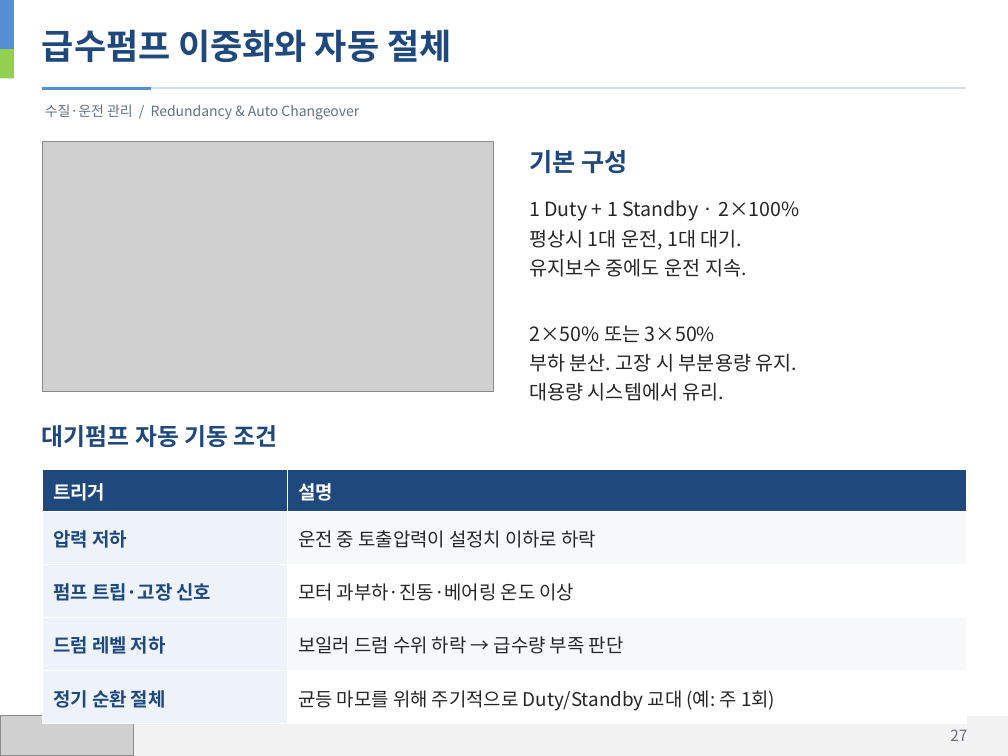
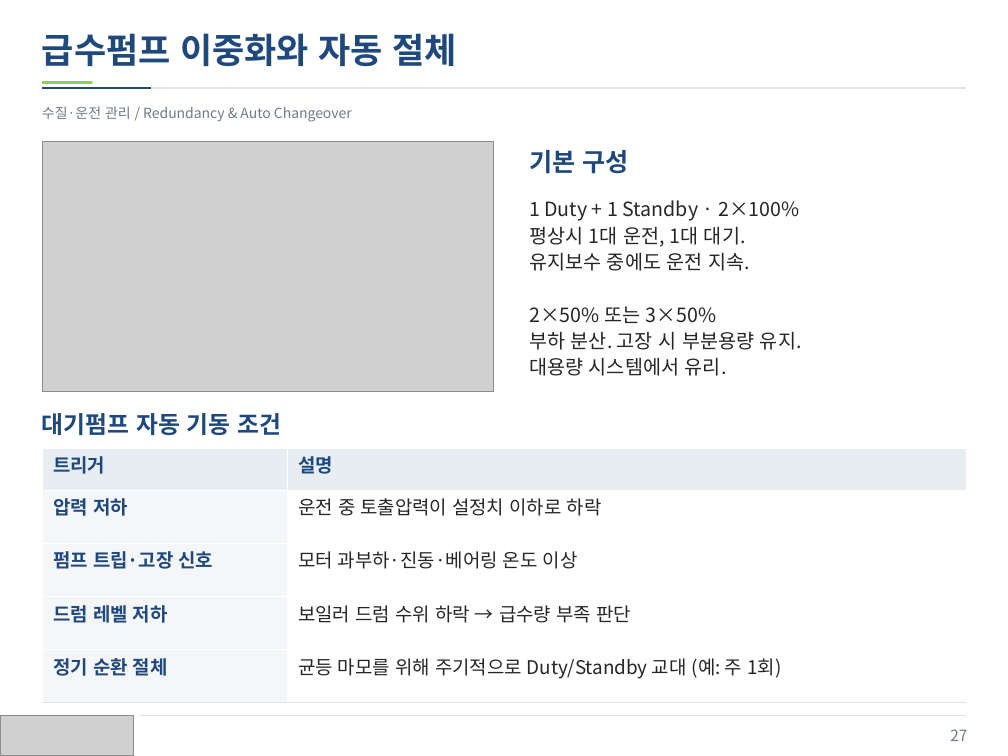
Before and after one commit to jskang5000-arch/my-PPT, a slide deck: slide 27 of KITECH_Boiler.pptx. Drawn at 1008x756 pixels with LibreOffice and Linux fonts; fonts in the diff are those of the drawing; grey boxes stand for pictures. Boxes give left, top, right and bottom in pixels: in the first picture for what was removed or moved away, otherwise in the second. Text is boxed around its words. In the diff, an @@ line names an element or a change of style, - is before the commit and + after.

Commit message:
Refine presentation colors and text alignment

```diff
--- a/KITECH_Boiler.pptx
+++ b/KITECH_Boiler.pptx
@@ text "급수펌프 이중화와 자동 절체" at (42,33,457,66): line spacing 1.12 to 33.5pt; less space between paragraphs @@
@@ rectangle removed at (0,49,14,79) @@
@@ line (42, 89) - (966, 89): stroke #D6DFE9 1 pt to #DEE3E8 1 pt @@
@@ line (42, 89) - (151, 89): stroke #558ED5 2 pt to #1F497D 1 pt @@
@@ rectangle: place and size @@
-rectangle at (0,0,14,49)
+rectangle at (42,82,93,85)
@@ rectangle at (42,82,93,85): fill #558ED5 to #92D050 @@
@@ text "수질·운전 관리 / Redundancy & ..." at (42,106,352,122): text colour #627184 to #707B87; line spacing 1.12 to 13.4pt; less space between paragraphs @@
@@ text "1 Duty + 1 Standby ..." at (529,200,802,376): line spacing 1.12 to 18.8pt; less space between paragraphs @@
@@ text "대기펌프 자동 기동 조건": place and size @@
-text "대기펌프 자동 기동 조건" at (42,425,278,447)
+text "대기펌프 자동 기동 조건" at (42,413,281,435)
@@ text "대기펌프 자동 기동 조건" at (42,413,281,435): line spacing 1.12 to 22.8pt; less space between paragraphs @@
@@ table at (42,448,967,703) @@
@@ fill #1F497D to #E8EDF2 in row 1 @@
@@ fill #EDF3F9 to #F5F6F8 in 4 cells @@
@@ fill #F6F8FA to #FFFFFF in 2 cells @@
@@ text colour #FFFFFF to #1F497D in "트리거", "설명" @@
@@ line spacing 1.06 to 18.1pt @@
@@ borders changed @@
@@ table: place and size @@
-table at (42,469,967,724)
+table at (42,448,967,703)
@@ rectangle at (0,716,1008,756): fill #F2F2F2 to #FFFFFF @@
@@ line added from (140, 716) to (966, 716), #DEE3E8 0.6 pt @@
```
Also in this commit, not shown: 33 other slides changed.
